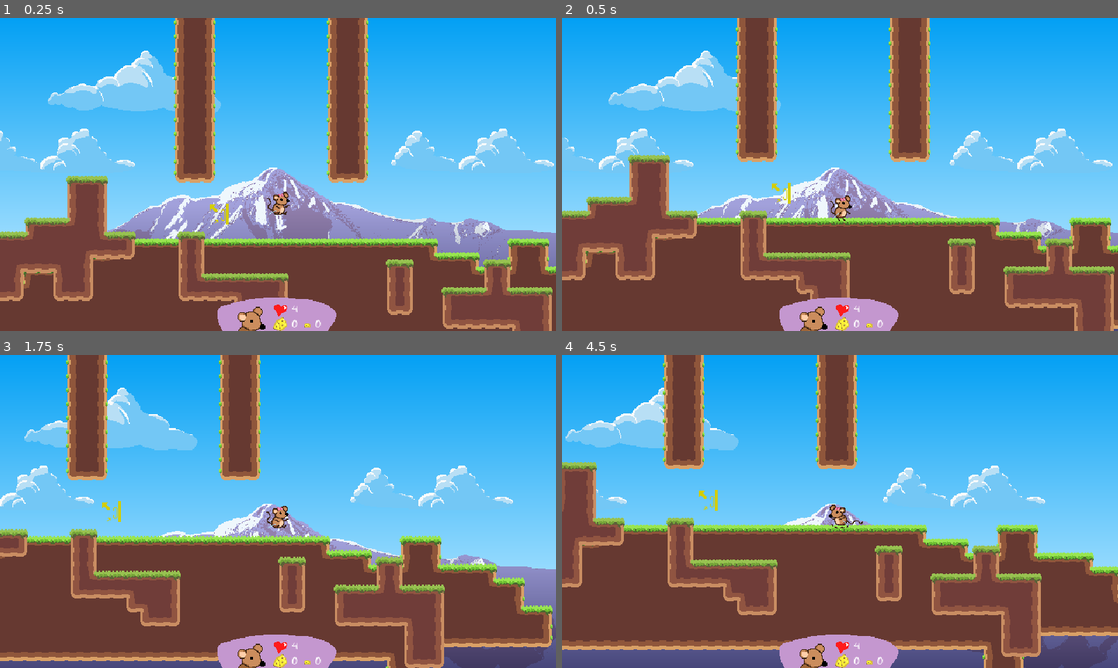
Above: before the commit, frames 1-4 (two rows, left to right).
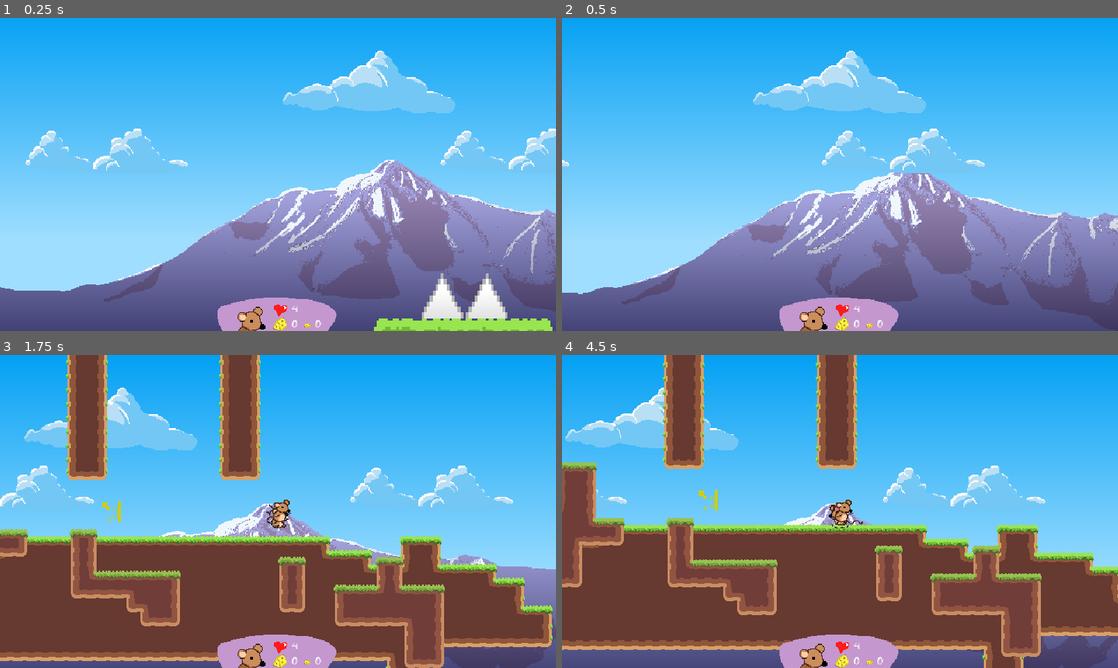
Above: after the commit, the same moments.

Repository: GalletasConMayo/LilRatGame
Game: Godot game, scene res://Scenes/game.tscn
The game is run twice, just before and just after one commit, with the same random seed, the same clock (stepped at 60 frames per second) and the same inputs.
Inputs (mouse positions are in pixels of both pictures, inside the frame that each line leads up to):
- Up to frame 1 (0.25 s): no input
- Up to frame 2 (0.5 s): no input
- Up to frame 3 (1.75 s): tap Enter (ui_accept) at 0.5 s; move the mouse to (400, 495) at 0.52 s; hold D (right) 0.53-1.28 s; tap Z (dash) at 0.6 s; click (400, 495) at 0.67 s; tap X (jump) at 0.77, 1.52 s; move the mouse to (166, 527) at 1.27 s; hold S (down) from 1.28 s (still down); tap C (walking) at 1.35 s
- Up to frame 4 (4.5 s): move the mouse to (895, 442) at 2.02 s; release S (down) at 2.03 s; hold D (right) 2.03-2.78 s; hold F 2.03-2.78 s; move the mouse to (812, 574) at 2.77 s; hold W 2.78-3.53 s; tap Space at 2.85 s; click (812, 574) at 2.92 s; tap X (jump) at 3.02, 3.77 s; move the mouse to (1006, 558) at 3.52 s; hold A (left) from 3.53 s (still down); tap Z (dash) at 3.6 s; move the mouse to (673, 464) at 4.27 s; tap C (walking) at 4.35 s

The runs differ from the first frame. In frame 1, 54% of the frame differs, in the area x 0-100%, y 0-100%; in frame 2, 54%; in frame 3, 0.1%; in frame 4, 0.2%.

Commit message:
new Sprite2D to remake the tree, new AttackAnimation

Diff:
--- a/Scenes/AttackComponent.gd
+++ b/Scenes/AttackComponent.gd
@@ -20,6 +20,7 @@
 		animation_player.play("BasicAttack")  # Nombre de la animación en el AnimationPlayer
 		enable_hitbox(true)
 
+
 # Habilita/deshabilita la hitbox
 func enable_hitbox(active: bool) -> void:
 	hitbox.monitoring = active
@@ -27,6 +28,7 @@
 # Conectado a la señal "animation_finished" del AnimationPlayer
 func _on_AnimationPlayer_animation_finished(anim_name: String) -> void:
 	if anim_name == "BasicAttack":
+		print("holaa")
 		enable_hitbox(false)
 		is_attacking = false
 		emit_signal("attack_finished")
--- a/Scenes/player.tscn
+++ b/Scenes/player.tscn
@@ -860,7 +860,68 @@
 ease = 2
 
 [sub_resource type="RectangleShape2D" id="RectangleShape2D_w0mk1"]
-size = Vector2(23, 16.5)
+size = Vector2(22.5, 18.25)
+
+[sub_resource type="Animation" id="Animation_3itbg"]
+resource_name = "BasicAttack"
+length = 0.3
+tracks/0/type = "value"
+tracks/0/imported = false
+tracks/0/enabled = true
+tracks/0/path = NodePath("../Sprite2D:frame")
+tracks/0/interp = 1
+tracks/0/loop_wrap = true
+tracks/0/keys = {
+"times": PackedFloat32Array(0, 0.1, 0.2),
+"transitions": PackedFloat32Array(1, 1, 1),
+"update": 1,
+"values": [4, 5, 6]
+}
+tracks/1/type = "value"
+tracks/1/imported = false
+tracks/1/enabled = true
+tracks/1/path = NodePath("Attack-Hitbox/BasicAttack:disabled")
+tracks/1/interp = 1
+tracks/1/loop_wrap = true
+tracks/1/keys = {
+"times": PackedFloat32Array(0, 0.1, 0.2),
+"transitions": PackedFloat32Array(1, 1, 1),
+"update": 1,
+"values": [true, true, false]
+}
+
+[sub_resource type="Animation" id="Animation_gon3m"]
+length = 0.001
+tracks/0/type = "value"
+tracks/0/imported = false
+tracks/0/enabled = true
+tracks/0/path = NodePath("../Sprite2D:frame")
+tracks/0/interp = 1
+tracks/0/loop_wrap = true
+tracks/0/keys = {
+"times": PackedFloat32Array(0),
+"transitions": PackedFloat32Array(1),
+"update": 1,
+"values": [4]
+}
+tracks/1/type = "value"
+tracks/1/imported = false
+tracks/1/enabled = true
+tracks/1/path = NodePath("Attack-Hitbox/BasicAttack:disabled")
+tracks/1/interp = 1
+tracks/1/loop_wrap = true
+tracks/1/keys = {
+"times": PackedFloat32Array(0),
+"transitions": PackedFloat32Array(1),
+"update": 1,
+"values": [true]
+}
+
+[sub_resource type="AnimationLibrary" id="AnimationLibrary_bg1k8"]
+_data = {
+"BasicAttack": SubResource("Animation_3itbg"),
+"RESET": SubResource("Animation_gon3m")
+}
 
 [node name="Player" type="CharacterBody2D" groups=["player"]]
 z_index = 1
@@ -877,7 +938,8 @@
 texture_filter = 1
 position = Vector2(4, 3.5)
 sprite_frames = SubResource("SpriteFrames_jein8")
-animation = &"rat_wall"
+animation = &"rat_idle"
+frame_progress = 0.526372
 
 [node name="ribbon" type="AnimatedSprite2D" parent="player_collision"]
 visible = false
@@ -904,6 +966,7 @@
 target_position = Vector2(10, 0)
 
 [node name="phantom_player_camera" type="Node2D" parent="." groups=["phantom_player_camera"]]
+visible = false
 script = ExtResource("4_lktpr")
 priority = 5
 snap_to_pixel = true
@@ -944,11 +1007,20 @@
 script = ExtResource("6_ryd01")
 
 [node name="BasicAttack" type="CollisionShape2D" parent="AttackComponent/Attack-Hitbox"]
-position = Vector2(31, 2)
+position = Vector2(26, 2)
 shape = SubResource("RectangleShape2D_w0mk1")
 disabled = true
 
 [node name="Attack-animation" type="AnimationPlayer" parent="AttackComponent"]
+libraries = {
+"": SubResource("AnimationLibrary_bg1k8")
+}
+
+[node name="Sprite2D" type="Sprite2D" parent="."]
+texture = ExtResource("2_fsyou")
+hframes = 31
+vframes = 3
+frame = 4
 
 [connection signal="timeout" from="JumpTimer" to="." method="_on_jump_timer_timeout"]
 [connection signal="timeout" from="DashDurationTimer" to="." method="_on_dash_duration_timer_timeout"]
--- a/Scripts/player.gd
+++ b/Scripts/player.gd
@@ -76,7 +76,7 @@
 	wall_logic = $player_collision/RayCastFrontMid.is_colliding() or ($player_collision/RayCastFrontUp.is_colliding() and $player_collision/RayCastFrontDown.is_colliding())
 
 	# AttackComponent
-	if Input.is_action_just_pressed("ui_attack"):
+	if Input.is_action_just_pressed("ui_BassicAttack"):
 		attack_component.execute_attack()
 
 	player_gravity(delta)
--- a/project.godot
+++ b/project.godot
@@ -108,6 +108,11 @@
 , Object(InputEventJoypadButton,"resource_local_to_scene":false,"resource_name":"","device":-1,"button_index":7,"pressure":0.0,"pressed":true,"script":null)
 ]
 }
+ui_BassicAttack={
+"deadzone": 0.5,
+"events": [Object(InputEventKey,"resource_local_to_scene":false,"resource_name":"","device":0,"window_id":0,"alt_pressed":false,"shift_pressed":false,"ctrl_pressed":false,"meta_pressed":false,"pressed":false,"keycode":0,"physical_keycode":67,"key_label":0,"unicode":0,"echo":false,"script":null)
+]
+}
 
 [layer_names]
 
Not shown: 1 places in Scenes/player.tscn that only renumber resources
